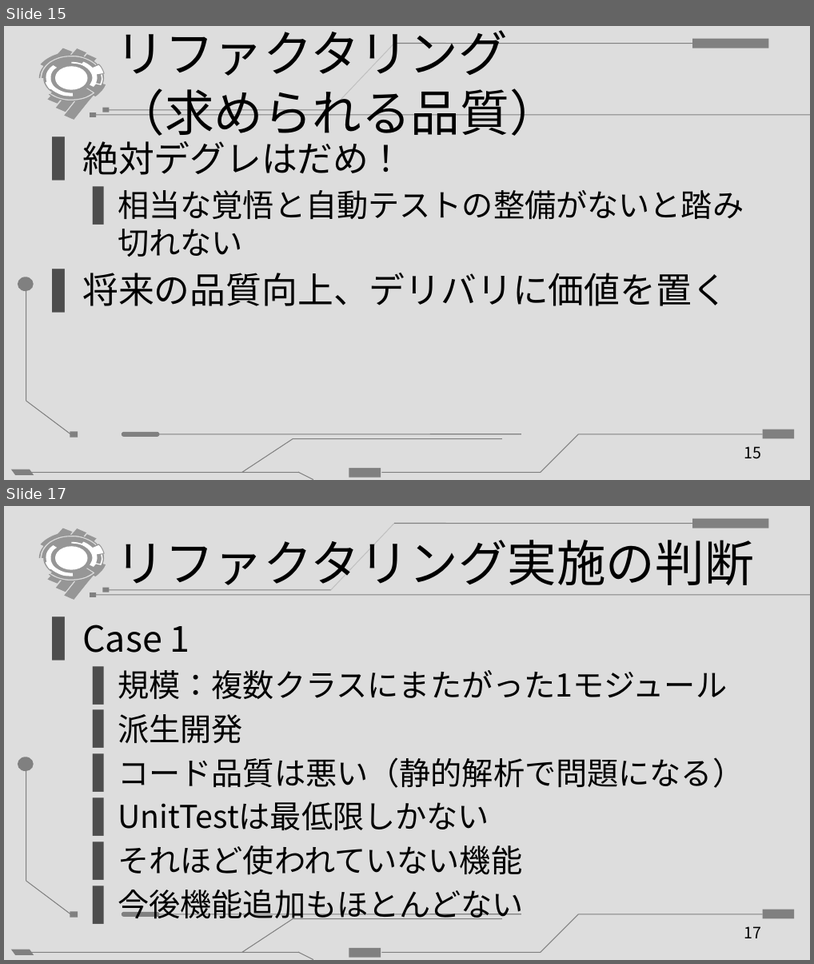
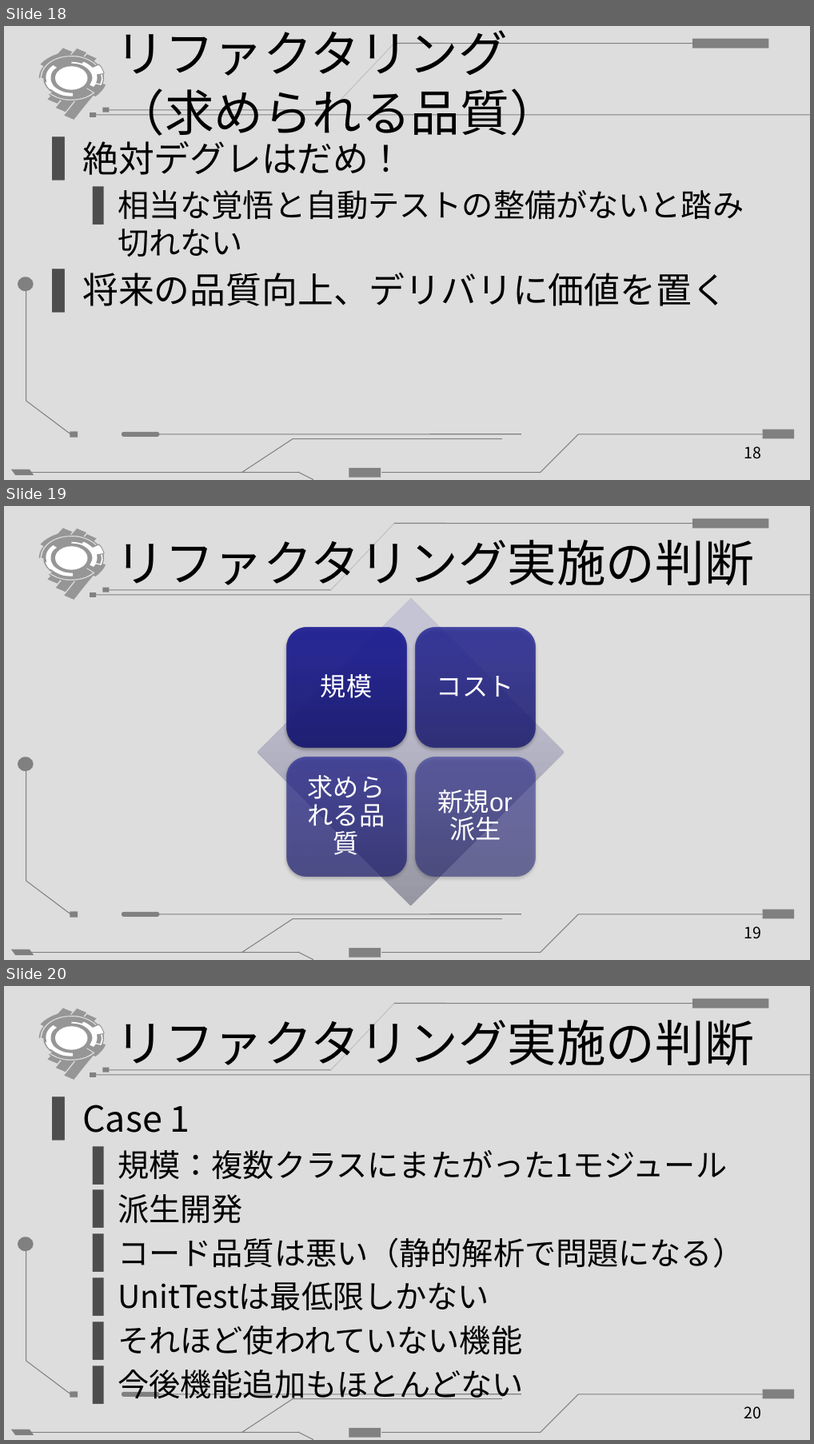
Before and after one commit to oreshio/presentation, a slide deck: 20150427_tefdo_MikadoMethod/201504xx_MikadoMethod.pptx. Shown one above the other, each under a label of ours: slides 15 and 17 before the commit, slides 18, 19 and 20 after it; the slides between them are not shown. The pictures are 814x964 and 814x1444 pixels, drawn with LibreOffice and Linux fonts; fonts in the diff are those of the drawing. Boxes give left, top, right and bottom in pixels: in the first picture for what was removed or moved away, otherwise in the second. Text is boxed around its words. In the diff, an @@ line names an element or a change of style, - is before the commit and + after.

```diff
--- a/20150427_tefdo_MikadoMethod/201504xx_MikadoMethod.pptx
+++ b/20150427_tefdo_MikadoMethod/201504xx_MikadoMethod.pptx
@@ slide 19 added at <box>4,506,810,960</box>, background #FFFFFF; not listed: 25 template elements that a slide beside it also shows @@
@@ title added at <box>115,540,754,590</box>, 44 pt, text #000000 @@
+リファクタリング実施の判断
@@ group added at <box>258,599,565,906</box>: 4 rounded rectangles, 4 texts, 1 diamond @@
+規模
+コスト
+求められる品質
+新規or派生
@@ page number added at <box>745,926,762,939</box>, 14 pt, text #000000 @@
+19
@@ what was slide 15 is now slide 18 @@
@@ page number at <box>745,446,762,459</box>: text changed @@
-15
+18
@@ what was slide 17 is now slide 20 @@
@@ page number at <box>745,1406,762,1419</box>: text changed @@
-17
+20
```
Also in this commit, not shown: 10 slides changed, 6 other slides added.
